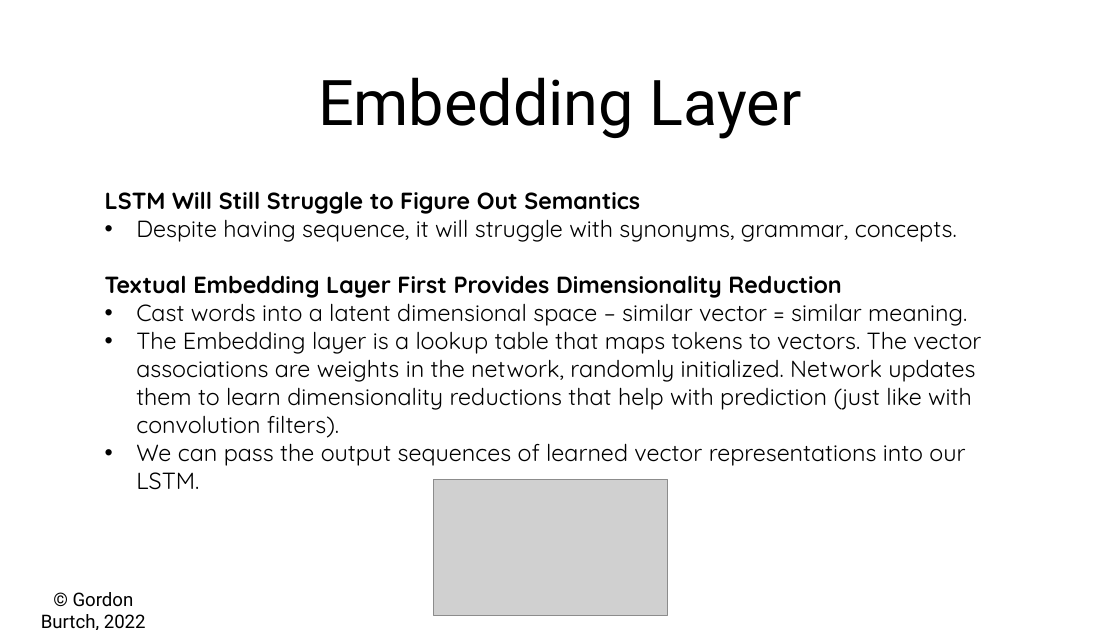
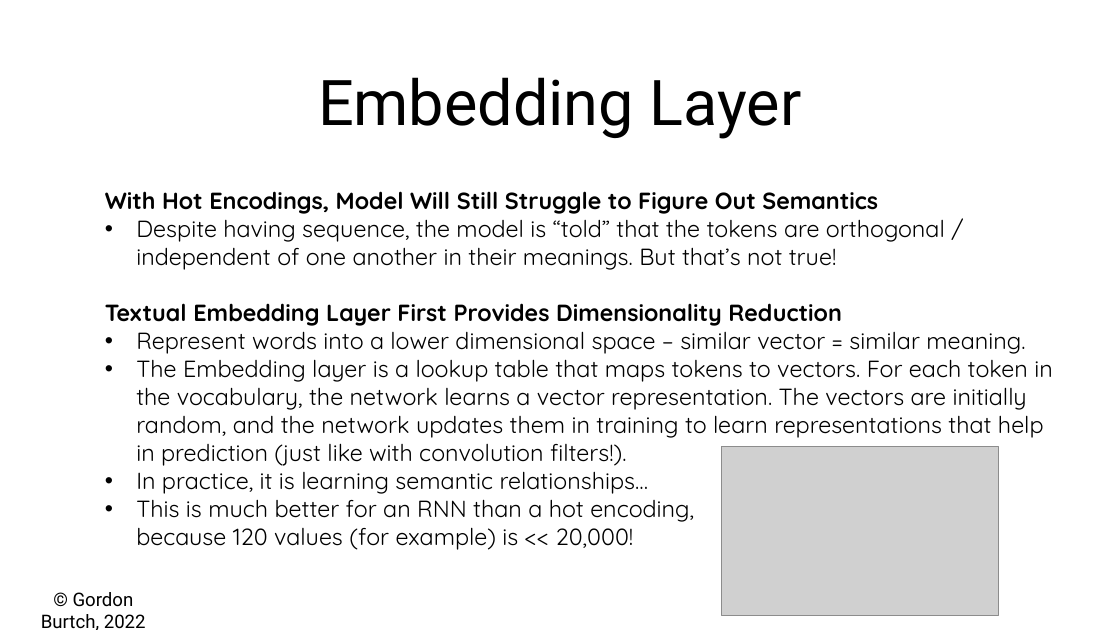
Before and after one commit to gburtch/BA865-2023, a slide deck: slide 8 of Lecture Materials/E/7_b - RNNs for Text.pptx. Drawn at 1120x630 pixels with LibreOffice and Linux fonts; fonts in the diff are those of the drawing; grey boxes stand for pictures. Boxes give left, top, right and bottom in pixels: in the first picture for what was removed or moved away, otherwise in the second. Text is boxed around its words. In the diff, an @@ line names an element or a change of style, - is before the commit and + after.

```diff
--- a/Lecture Materials/E/7_b - RNNs for Text.pptx
+++ b/Lecture Materials/E/7_b - RNNs for Text.pptx
@@ text at bbox=[105, 191, 945, 270]: text changed @@
-LSTM Will Still Struggle to Figure Out Semantics
-• Despite having sequence, it will struggle with synonyms, grammar, concepts.
+With Hot Encodings, Model Will Still Struggle to Figure Out Semantics
+• Despite having sequence, the model is “told” that the tokens are orthogonal / independent of one another in their meanings. But that’s not true!
@@ text at bbox=[136, 325, 1052, 550]: text changed @@
-• Cast words into a latent dimensional space – similar vector = similar meaning.
-• The Embedding layer is a lookup table that maps tokens to vectors. The vector associations are weights in the network, randomly initialized. Network updates them to learn dimensionality reductions that help with prediction (just like with convolution filters).
-• We can pass the output sequences of learned vector representations into our LSTM.
+• Represent words into a lower dimensional space – similar vector = similar meaning.
+• The Embedding layer is a lookup table that maps tokens to vectors. For each token in the vocabulary, the network learns a vector representation. The vectors are initially random, and the network updates them in training to learn representations that help in prediction (just like with convolution filters!).
+• In practice, it is learning semantic relationships…
+• This is much better for an RNN than a hot encoding,
+  because 120 values (for example) is << 20,000!
@@ picture: place and size @@
-picture at bbox=[434, 479, 668, 615]
+picture at bbox=[722, 447, 999, 616]
```
Also in this commit, not shown: 1 other slide changed, 3 slides added, 1 slide removed, 4 other files.
